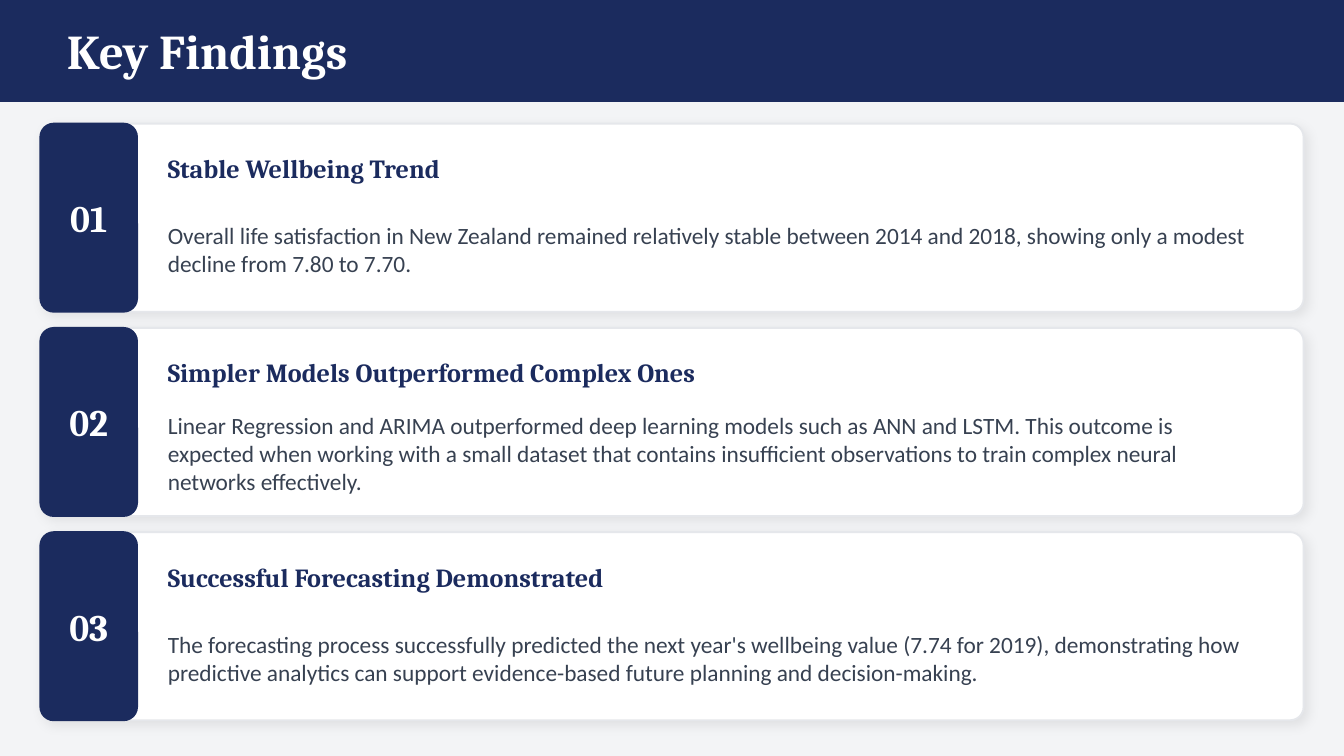
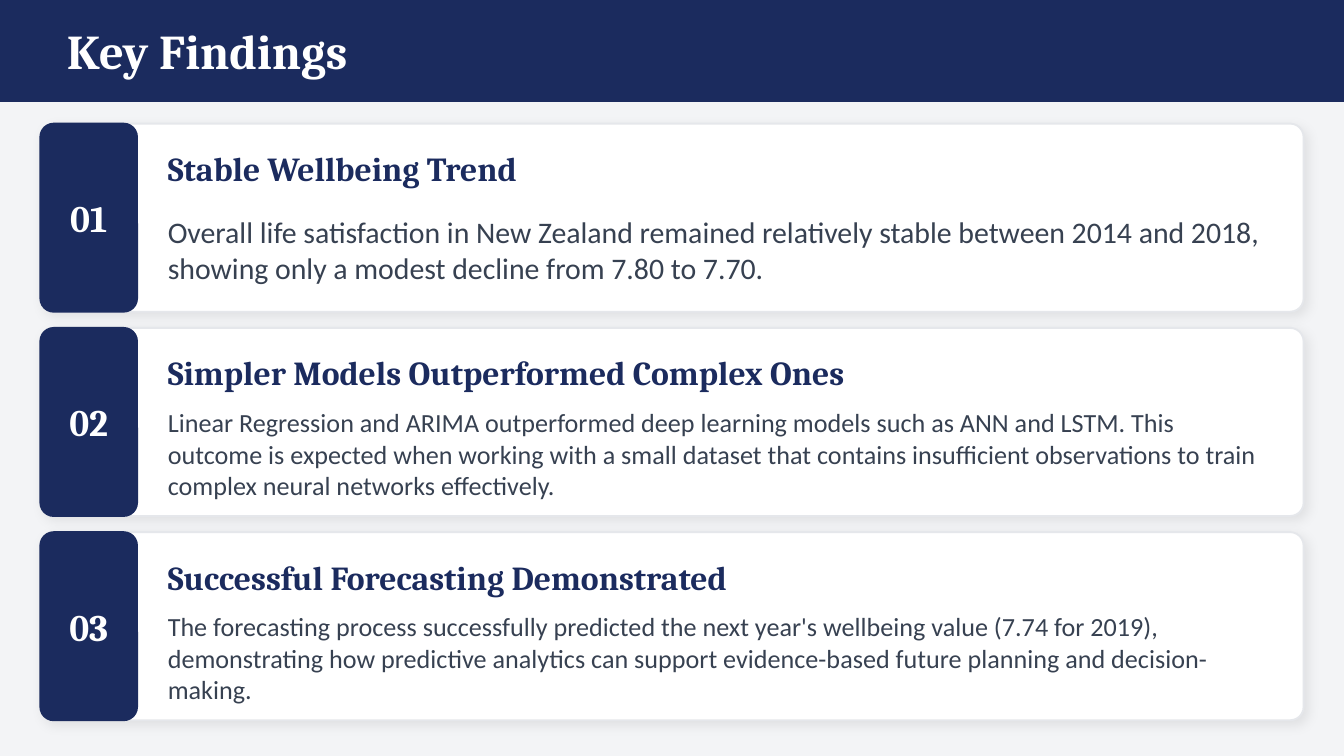
Before and after one commit to roxanneprajapati-ops/ms3803, a slide deck: slide 8 of Week11-A2/presentation.pptx (slide 9 before the commit). Drawn at 1344x756 pixels with LibreOffice and Linux fonts; fonts in the diff are those of the drawing. Boxes give left, top, right and bottom in pixels: in the first picture for what was removed or moved away, otherwise in the second. Text is boxed around its words. In the diff, an @@ line names an element or a change of style, - is before the commit and + after.

```diff
--- a/Week11-A2/presentation.pptx
+++ b/Week11-A2/presentation.pptx
@@ text "Overall life satisfaction in New ..." at (x1=168, y1=222, x2=1259, y2=284): size 12.5 to 16 pt @@
@@ text "Linear Regression and ARIMA outperformed ..." at (x1=168, y1=414, x2=1256, y2=500): size 12.5 to 14 pt @@
@@ size 14 to 18 pt in 3 elements at (x1=168, y1=157, x2=517, y2=189), (x1=168, y1=361, x2=844, y2=392), (x1=168, y1=566, x2=727, y2=598) @@
@@ text "The forecasting process successfully predicted ..." at (x1=168, y1=617, x2=1207, y2=704): size 12.5 to 14 pt @@
```
Also in this commit, not shown: 1 other slide changed, 1 slide removed, 10 other files.
